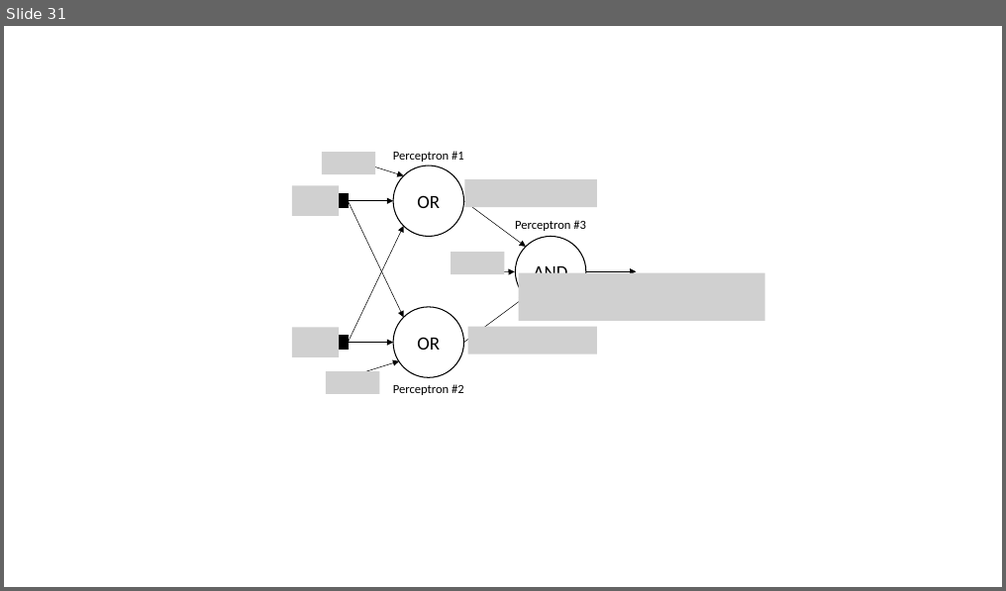
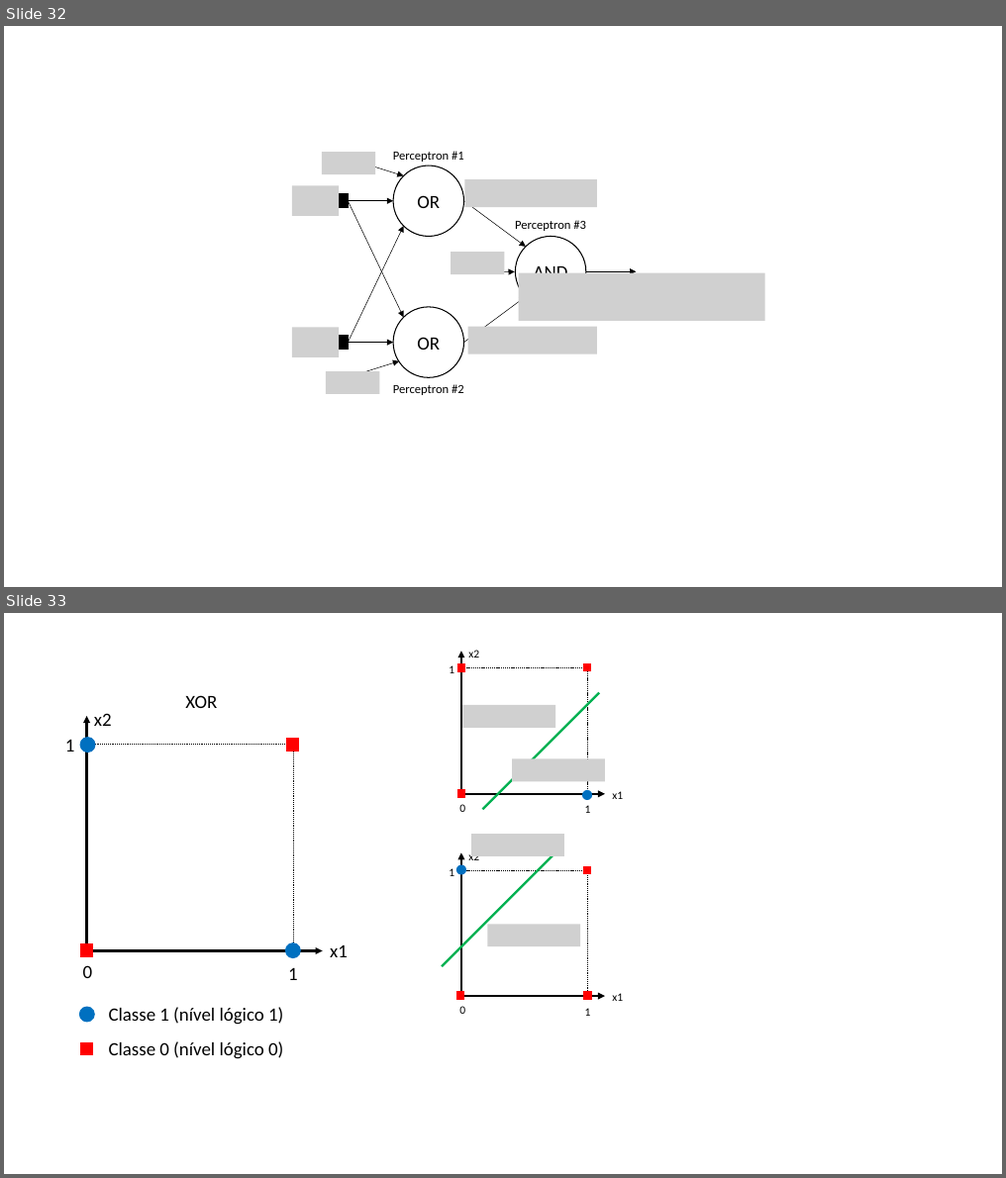
Before and after one commit to zz4fap/t320_aprendizado_de_maquina, a slide deck: slides/T320_Redes_Neurais_Artificiais (Parte I).pptx. Shown one above the other, each under a label of ours: slide 31 before the commit, slides 32 and 33 after it. The pictures are 1006x591 and 1006x1178 pixels, drawn with LibreOffice and Linux fonts; fonts in the diff are those of the drawing; grey boxes stand for pictures. Boxes give left, top, right and bottom in pixels: in the first picture for what was removed or moved away, otherwise in the second. Text is boxed around its words. In the diff, an @@ line names an element or a change of style, - is before the commit and + after.

```diff
--- a/slides/T320_Redes_Neurais_Artificiais (Parte I).pptx
+++ b/slides/T320_Redes_Neurais_Artificiais (Parte I).pptx
@@ slide 33 added at [4,613,1002,1174], background #FFFFFF @@
@@ group added at [449,650,623,813]: 5 texts, 4 rectangles, 2 arrows, 2 pictures, 1 line, 1 ellipse @@
+x1
+x2
+1
+0
+1
@@ rectangle added at [583,866,591,874], fill #FF0000, outline #FF0000 1 pt @@
@@ group added at [442,834,623,1016]: 5 texts, 2 arrows, 2 rectangles, 2 pictures, 1 ellipse, 1 line @@
+x1
+x2
+1
+0
+1
@@ rectangle added at [456,992,464,1000], fill #FF0000, outline #FF0000 1 pt @@
@@ group added at [65,695,348,1059]: 8 texts, 4 rectangles, 3 ellipses, 2 arrows @@
+x1
+x2
+XOR
+1
+0
+1
+Classe 1 (nível lógico 1)
+Classe 0 (nível lógico 0)
@@ what was slide 31 is now slide 32 @@
```
Also in this commit, not shown: 1 slide changed, 1 other slide added, 7 other files.
